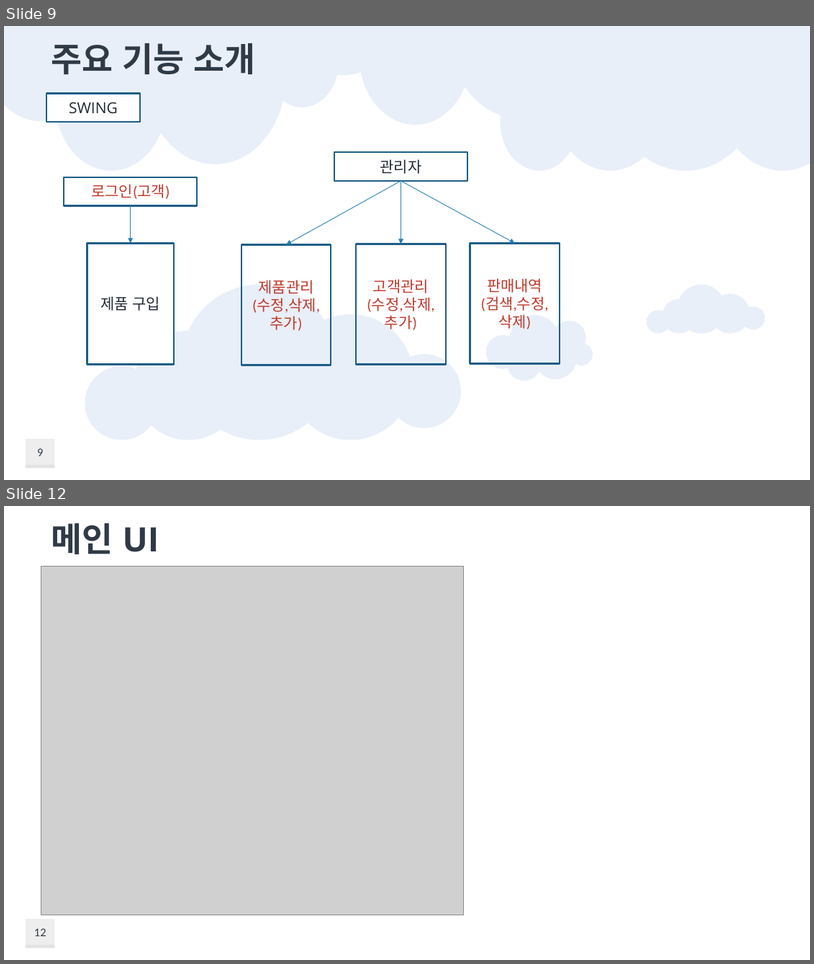
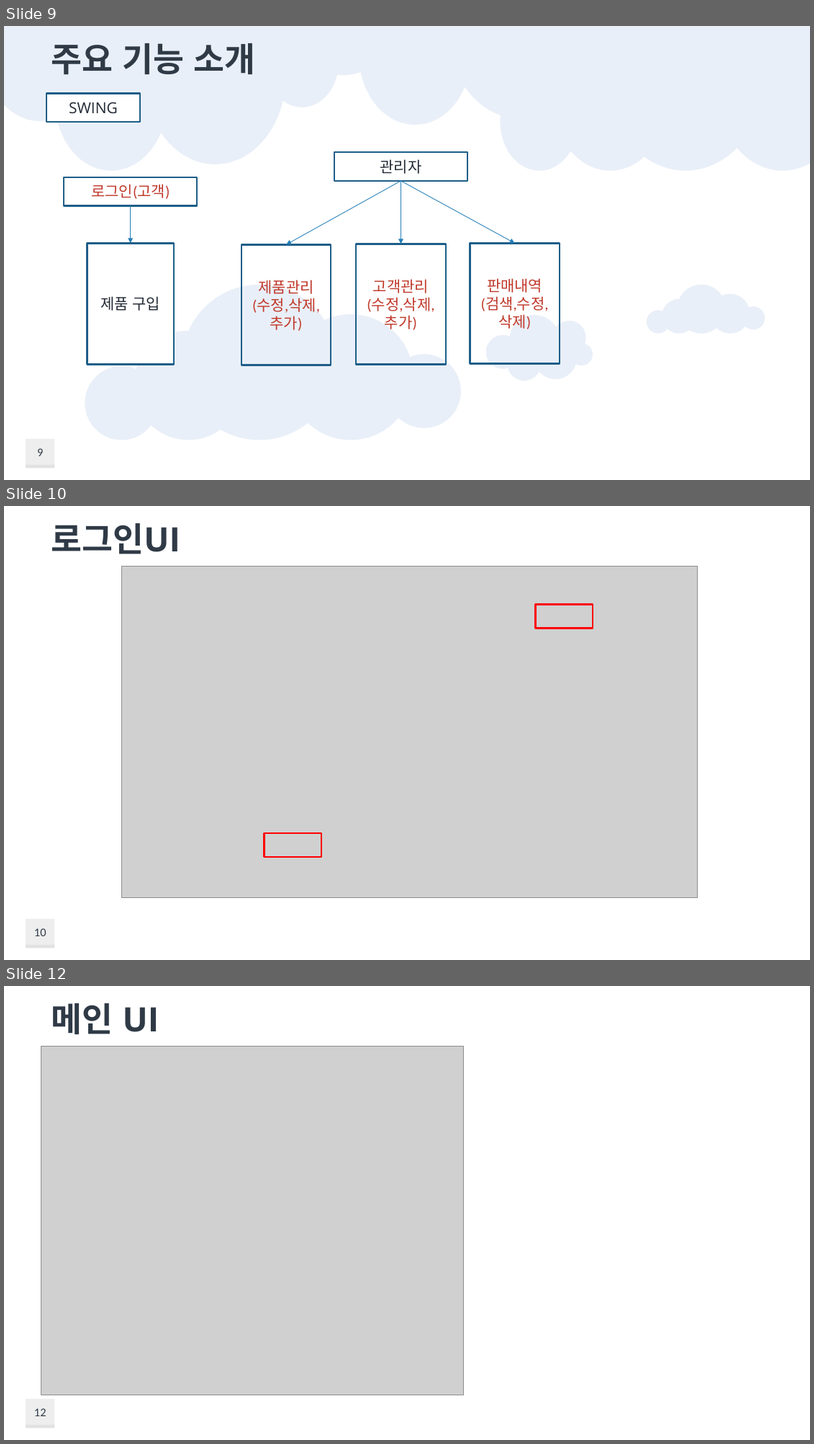
Before and after one commit to taehoon95/shoppingMall, a slide deck: document/쇼핑몰(이태훈).pptx. Shown one above the other, each under a label of ours: slides 9 and 12 before the commit, slides 9, 10 and 12 after it; the slides between them are not shown. The pictures are 814x964 and 814x1444 pixels, drawn with LibreOffice and Linux fonts; fonts in the diff are those of the drawing; grey boxes stand for pictures; background and template pictures are left out. Boxes give left, top, right and bottom in pixels: in the first picture for what was removed or moved away, otherwise in the second. Text is boxed around its words. In the diff, an @@ line names an element or a change of style, - is before the commit and + after.

```diff
--- a/document/쇼핑몰(이태훈).pptx
+++ b/document/쇼핑몰(이태훈).pptx
@@ slide 10 added at box(4, 506, 810, 960), background #FFFFFF; not listed: 3 template elements that a slide beside it also shows @@
@@ title added at box(52, 523, 180, 554), 40 pt, text #2F3A46, bold @@
+로그인UI
@@ picture added at box(121, 566, 698, 898) @@
@@ rectangle added at box(536, 604, 593, 628), outline #FF0000 2.25 pt @@
@@ rectangle added at box(264, 833, 321, 856), outline #FF0000 2.25 pt @@
@@ page number added at box(34, 928, 46, 936), 14 pt, text #2F3A46 @@
+10
```
Also in this commit, not shown: 3 slides changed, 3 other slides added, 2 slides removed, 28 other files.
